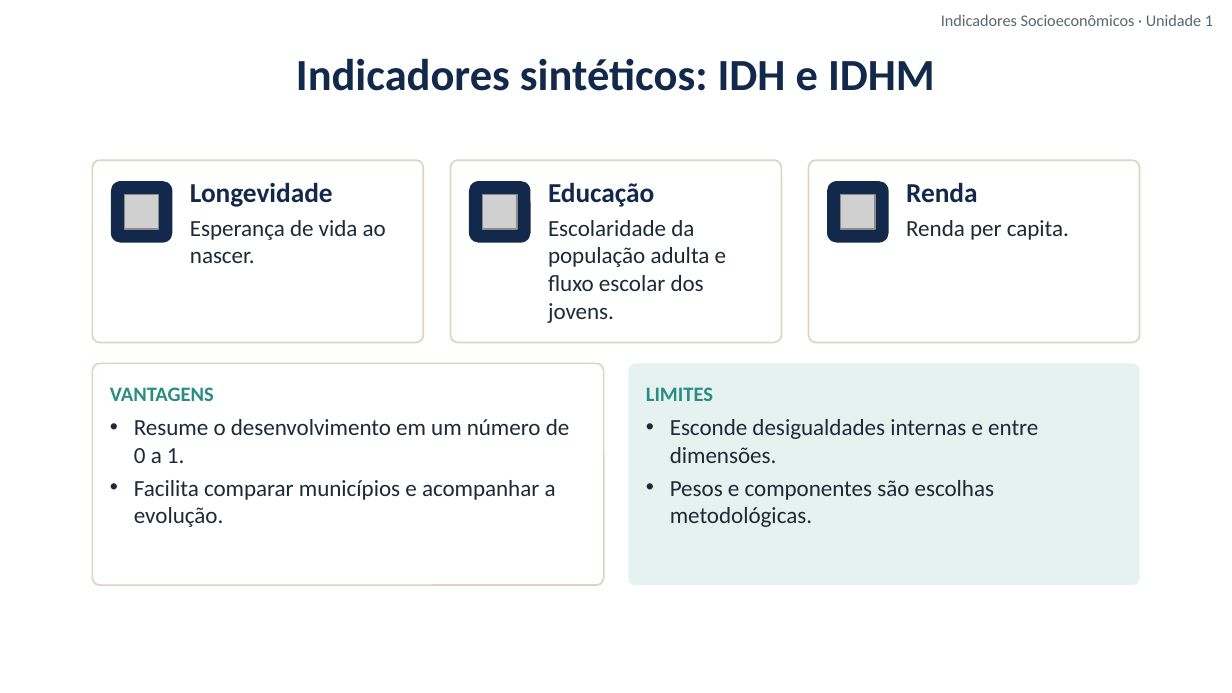
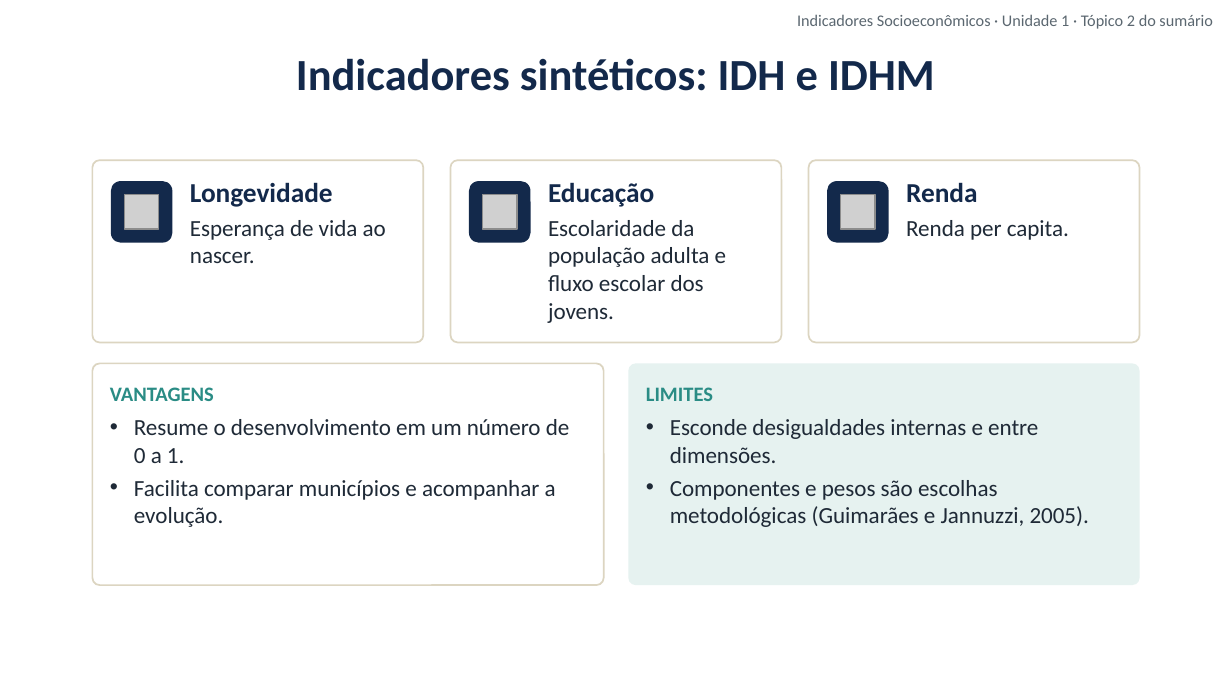
Before and after one commit to cleitonfranco74/gestao_publica, a slide deck: slide 15 of disciplina-08-indicadores-socioeconomicos/materiais/01_Unidade_1_Indicadores_Sociais_Conceito_e_Medidas.pptx. Drawn at 1232x693 pixels with LibreOffice and Linux fonts; fonts in the diff are those of the drawing; grey boxes stand for pictures; background and template pictures are left out. Boxes give left, top, right and bottom in pixels: in the first picture for what was removed or moved away, otherwise in the second. Text is boxed around its words. In the diff, an @@ line names an element or a change of style, - is before the commit and + after.

```diff
--- a/disciplina-08-indicadores-socioeconomicos/materiais/01_Unidade_1_Indicadores_Sociais_Conceito_e_Medidas.pptx
+++ b/disciplina-08-indicadores-socioeconomicos/materiais/01_Unidade_1_Indicadores_Sociais_Conceito_e_Medidas.pptx
@@ text at (797,14,1213,29): text changed @@
-Indicadores Socioeconômicos · Unidade 1
+Indicadores Socioeconômicos · Unidade 1 · Tópico 2 do sumário
@@ text in rounded rectangle at (670,480,1089,527): text changed @@
-• Pesos e componentes são escolhas metodológicas.
+• Componentes e pesos são escolhas metodológicas (Guimarães e Jannuzzi, 2005).
```
Also in this commit, not shown: 15 other slides changed, 1 slide added, 8 other files.
